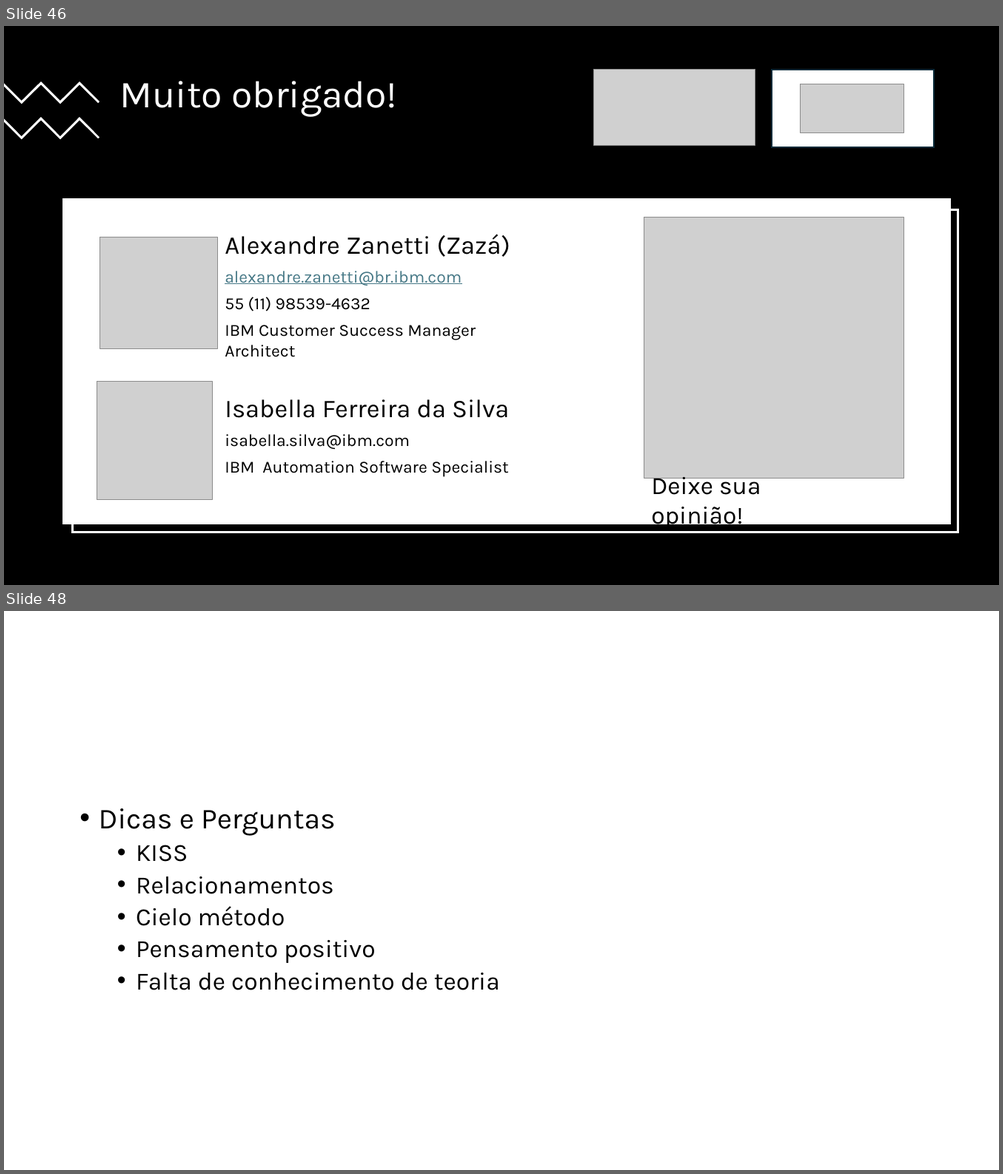
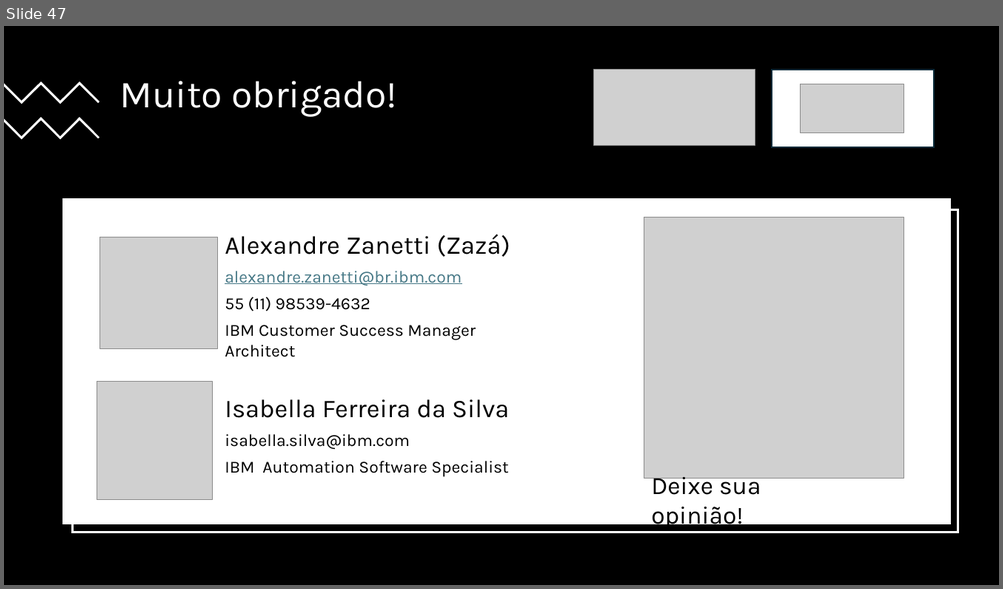
Before and after one commit to alexandrezanetti/ios-palestra-carreiras-ti, a slide deck: ONG_IOS_20241026-v8.pptx. Shown one above the other, each under a label of ours: slides 46 and 48 before the commit, slide 47 after it; the slides between them are not shown. The pictures are 1003x1174 and 1003x589 pixels, drawn with LibreOffice and Linux fonts; fonts in the diff are those of the drawing; grey boxes stand for pictures. Boxes give left, top, right and bottom in pixels: in the first picture for what was removed or moved away, otherwise in the second. Text is boxed around its words. In the diff, an @@ line names an element or a change of style, - is before the commit and + after.

```diff
--- a/ONG_IOS_20241026-v8.pptx
+++ b/ONG_IOS_20241026-v8.pptx
@@ slide 48 removed at box(4, 611, 999, 1170), background #FFFFFF @@
@@ text removed at box(99, 809, 500, 991) @@
-• Dicas e Perguntas
-  • KISS
-  • Relacionamentos
-  • Cielo método
-  • Pensamento positivo
-  • Falta de conhecimento de teoria
@@ what was slide 46 is now slide 47 @@
```
Also in this commit, not shown: 1 slide added, 9 other slides removed.
